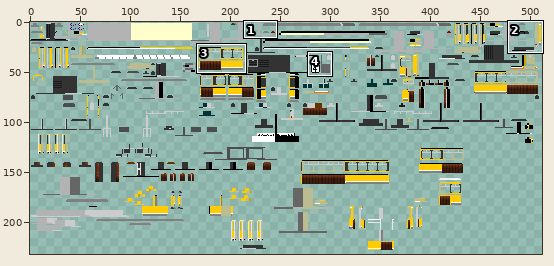
Two versions of one sprite sheet, src/main/resources/assets/tc/textures/trains/Duewag_GT6ER_Yellow.png. Above: a wide view before the commit, with the close-up outlined.
Close-up. Before the commit:
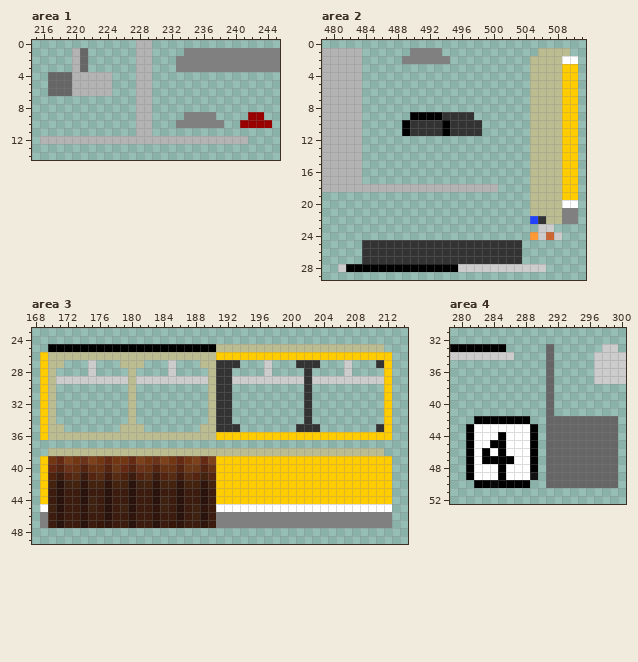
The file is 512x256 pixels. Colours within 5 levels of each other are drawn and written as one. Shown: area 1: x 215..245, y 0..14; area 2: x 479..511, y 0..29; area 3: x 168..214, y 23..49; area 4: x 279..300, y 31..52. The wide view leaves out empty margins. The commit also changed other parts of the picture, which this record leaves out.
The result:
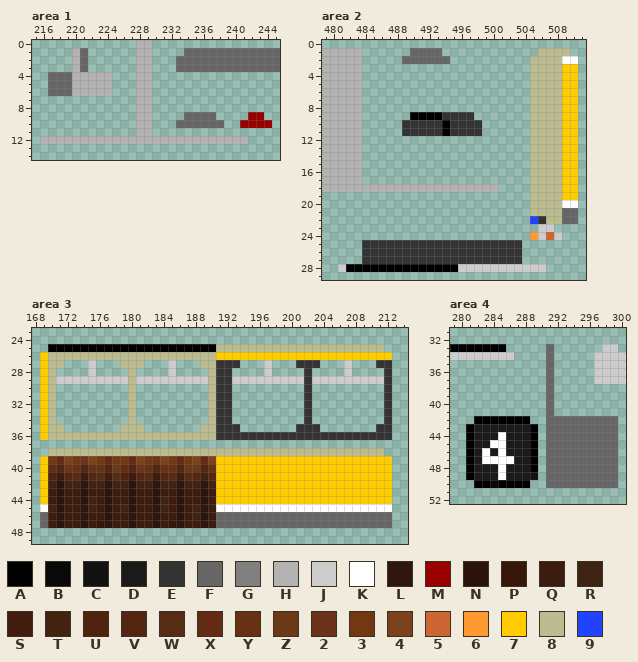
Palette (. is transparent): A #000000  B #090909  C #121212  D #1a1a1a  E #333333  F #666666  G #808080  H #b3b3b3  J #cccccc  K #ffffff  L #30150d  M #990000  N #2a130a  P #361608  Q #3c1c0e  R #3e2212  S #421c0f  T #442210  U #4f230e  V #562512  W #572c15  X #642a14  Y #663213  Z #6c3918  2 #6a331a  3 #733713  4 #7d421c  5 #cc6633  6 #ff9933  7 #ffcc00  8 #bcbc91  9 #2142ff
Diff:
Area 1:
Colour G becomes colour F in row 1 at x 234 to 245; in rows 2 to 3 at x 233 to 245; in row 9 at x 234 to 237; in row 10 at x 233 to 238.
Area 2:
Colour A becomes colour E in rows 10 to 11 at x 489.
Colour G becomes colour F in row 1 at x 490 to 493; in row 2 at x 489 to 494; in rows 21 to 22 at x 509 to 510.
Area 3:
Colour 7 becomes colour E in rows 27 to 35 at x 212; in row 36 at x 191 to 212.
Colour G becomes colour F in rows 46 to 47 at x 169 and 191 to 212.
Area 4:
Colour K becomes colour D in row 43 at x 282 to 288; in row 44 at x 282 to 284 and 286 to 288; in row 45 at x 282 to 283 and 286 to 288; in row 46 at x 282, 284 and 286 to 288; in row 47 at x 282 and 287 to 288; in rows 48 to 49 at x 282 to 284 and 286 to 288.
Colour A becomes colour K in row 44 at x 285; in row 45 at x 284 to 285; in row 46 at x 283 and 285; in row 47 at x 283 to 286; in rows 48 to 49 at x 285.
